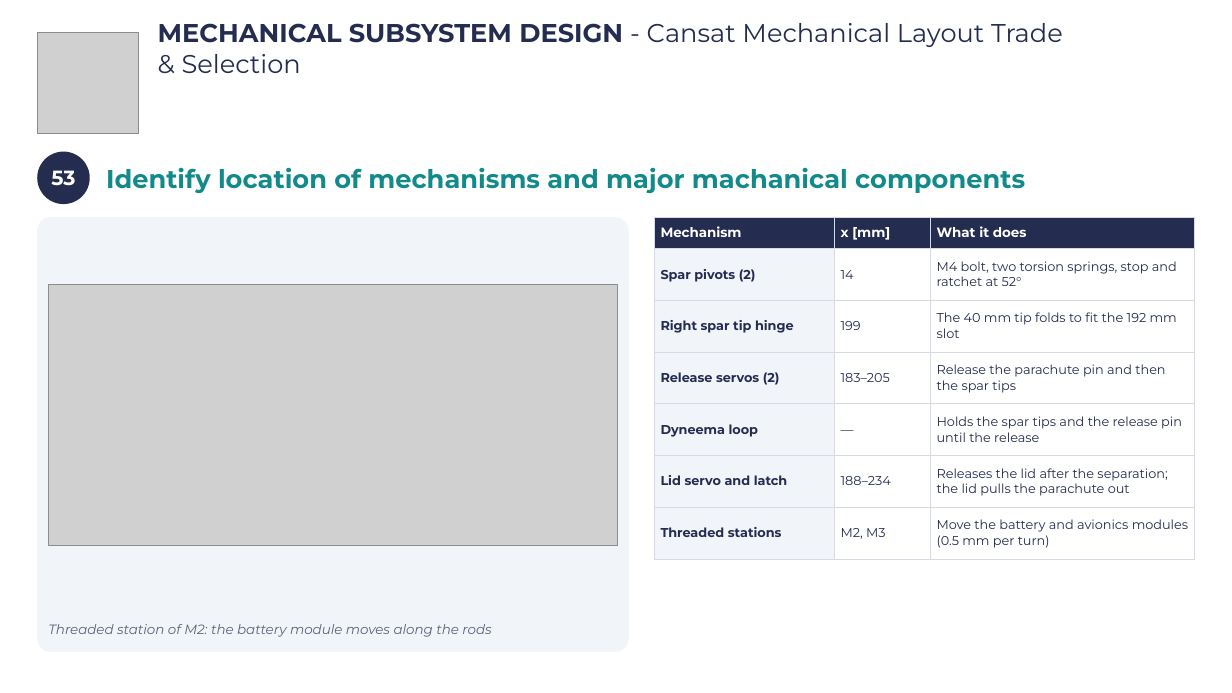
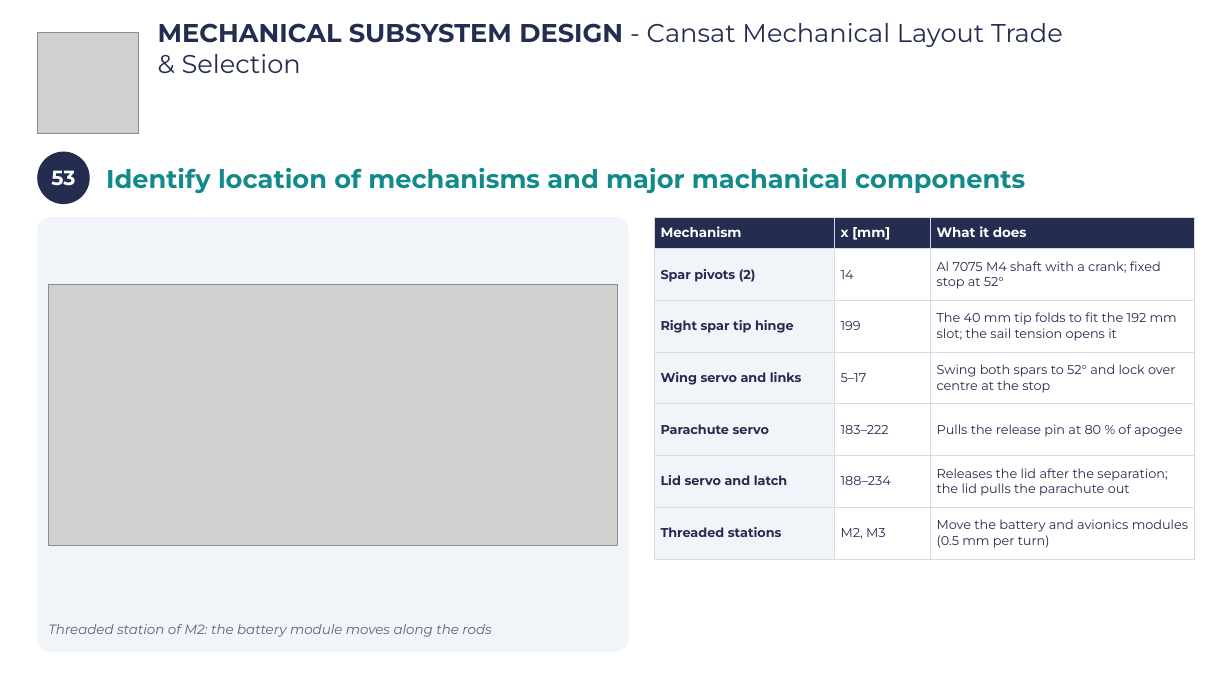
Before and after one commit to Caetano18/proyecto, a slide deck: slide 56 of cansat_pdr/laminas_plantilla/CanSat_PDR_Hermes_completo.pptx. Drawn at 1232x693 pixels with LibreOffice and Linux fonts; fonts in the diff are those of the drawing; grey boxes stand for pictures; background and template pictures are left out. Boxes give left, top, right and bottom in pixels: in the first picture for what was removed or moved away, otherwise in the second. Text is boxed around its words. In the diff, an @@ line names an element or a change of style, - is before the commit and + after.

```diff
--- a/cansat_pdr/laminas_plantilla/CanSat_PDR_Hermes_completo.pptx
+++ b/cansat_pdr/laminas_plantilla/CanSat_PDR_Hermes_completo.pptx
@@ table at (x1=654, y1=217, x2=1195, y2=559) @@
-row 2, column 3: M4 bolt, two torsion springs, stop and ratchet at 52°
+row 2, column 3: Al 7075 M4 shaft with a crank; fixed stop at 52°
-row 3, column 3: The 40 mm tip folds to fit the 192 mm slot
+row 3, column 3: The 40 mm tip folds to fit the 192 mm slot; the sail tension opens it
-row 4: Release servos (2) | 183–205 | Release the parachute pin and then the spar tips
+row 4: Wing servo and links | 5–17 | Swing both spars to 52° and lock over centre at the stop
-row 5: Dyneema loop | — | Holds the spar tips and the release pin until the release
+row 5: Parachute servo | 183–222 | Pulls the release pin at 80 % of apogee
```
Also in this commit, not shown: 13 other slides changed, 34 other files.
